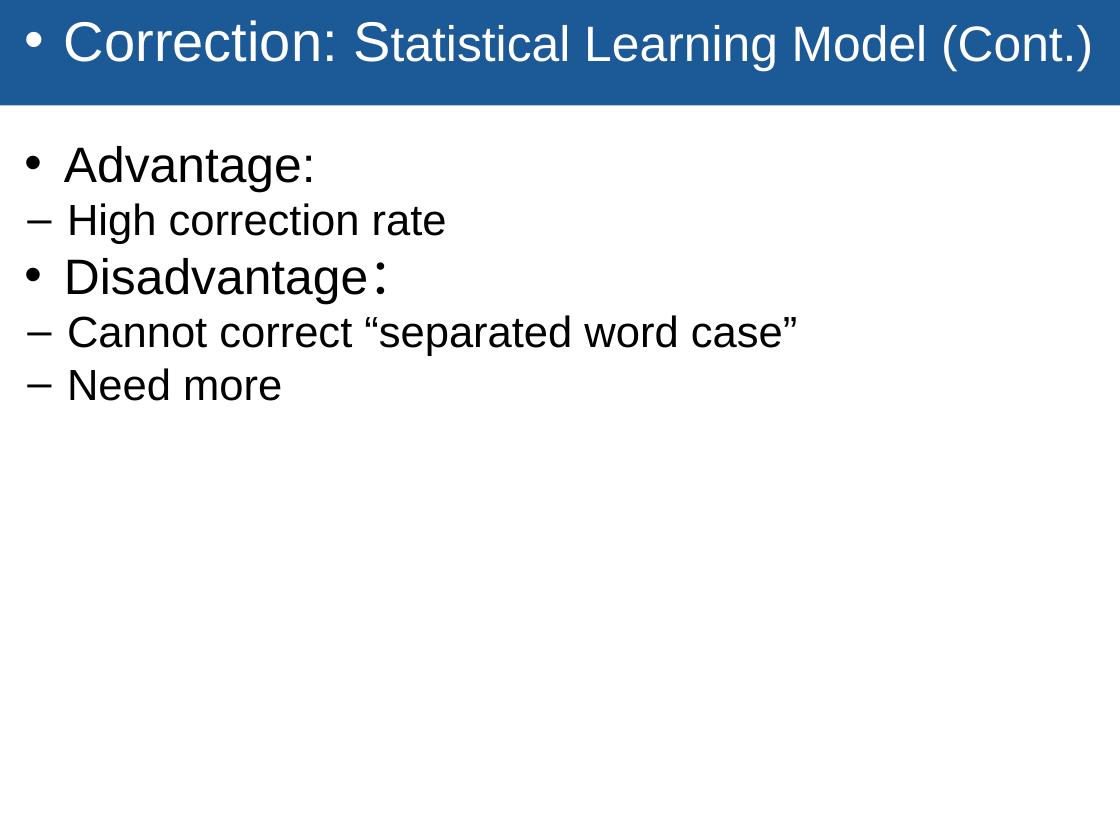
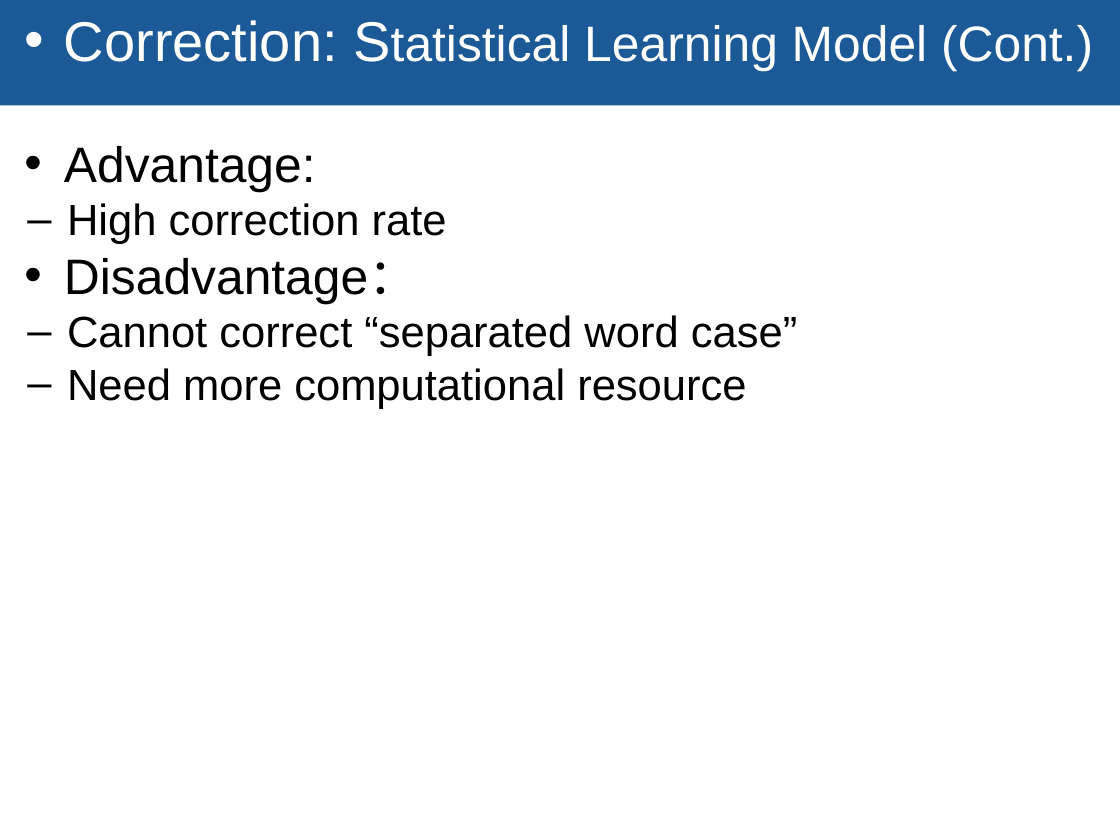
Before and after one commit to TZstatsADS/Fall2018-Project4-sec1-grp5, a slide deck: slide 18 of GR5243 pro4.pptx. Drawn at 1120x840 pixels with LibreOffice and Linux fonts; fonts in the diff are those of the drawing; background and template pictures are left out. Boxes give left, top, right and bottom in pixels: in the first picture for what was removed or moved away, otherwise in the second. Text is boxed around its words. In the diff, an @@ line names an element or a change of style, - is before the commit and + after.

```diff
--- a/GR5243 pro4.pptx
+++ b/GR5243 pro4.pptx
@@ text at box(67, 368, 746, 409): text changed @@
-  – Need more
+  – Need more computational resource
```
Also in this commit, not shown: 2 other files.
